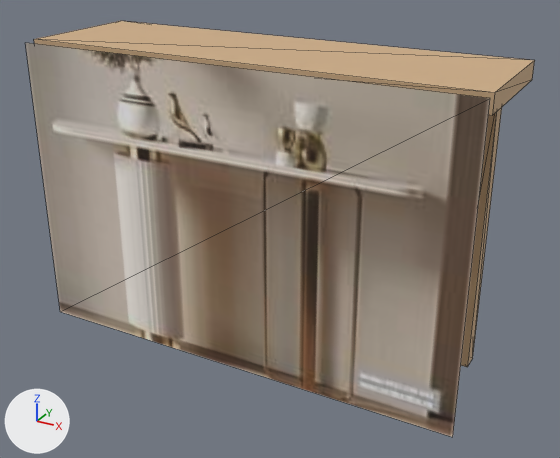
One commit to the glTF model storage/picture/mocan-42.glb: the scene before it, then after it.
Rendered twice from a 50 mm camera at (0.948, -1.662, 1.159) aimed at (0.045, -0.021, 0.339). Lighting does not change. The marker at lower left points along +X, +Y and +Z. The first picture is the older version. Mesh edges are drawn as thin lines. Vertices at exactly the same position are counted once.

In view in the first picture: 'furniture'.
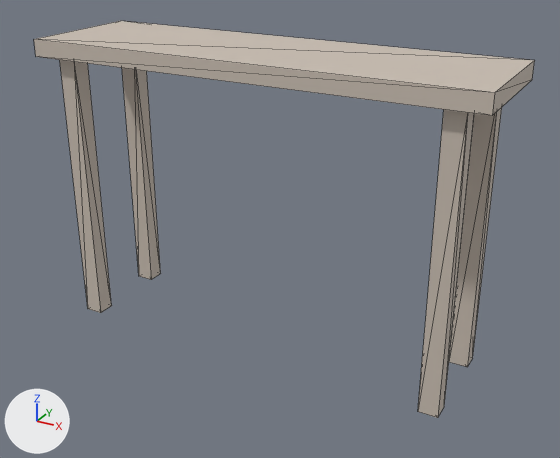
Pixel boxes (x1, y1, x2, y2) of what changed, in the pictures (560 x 458 px):
'furniture', recoloured, reshaped: before (26, 21, 535, 437); after (34, 21, 535, 418)
part 1 of me_mesh_0, deleted: before (26, 43, 490, 437)

The change, as a list of edits to the scene's bpy script:
```text
Change mat_wood:
    mat_wood.base_color: (0.62, 0.42, 0.24) -> (0.596, 0.522, 0.451)  # beige #cead86 -> light grey #cbbfb3
Change me_mesh_0:
    used by ob_furniture; location = (0.0, 0.0, 0.0)
    remove me_mesh_0.from_pydata(...)  # 44 vertices, 62 faces; spans x -0.6..0.6, y -0.205..0.175, z 0.0..0.8
    add me_mesh_0.from_pydata(...)  # 40 vertices, 60 faces; spans x -0.6..0.6, y -0.175..0.175, z 0.0..0.8
    me_mesh_0 part 1: the loose piece of 4 vertices spanning x -0.6..0.6, y -0.205, z 0.004..0.796 is deleted
    remove me_mesh_0.materials.append(mat_photo)  # picture img_image_0
```
